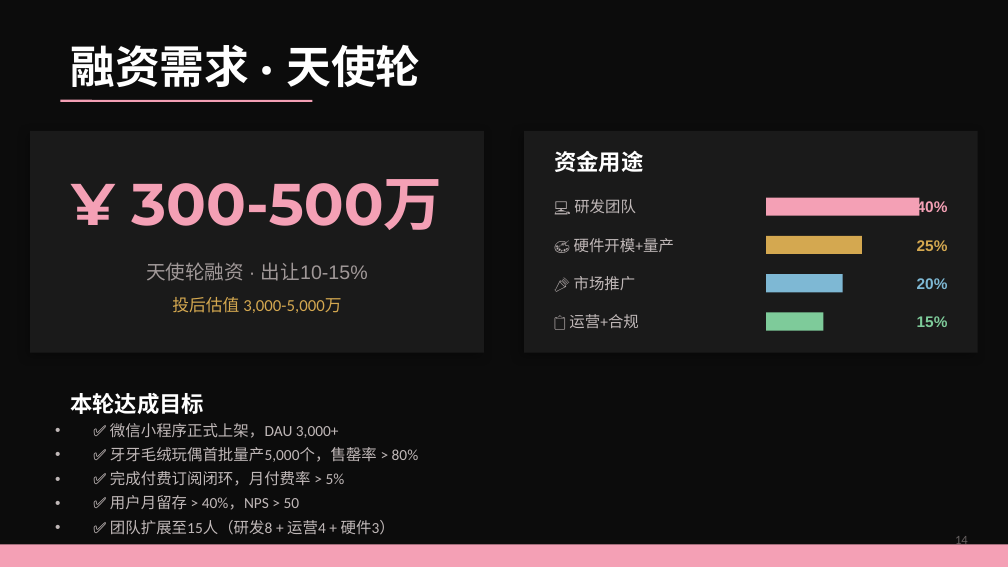
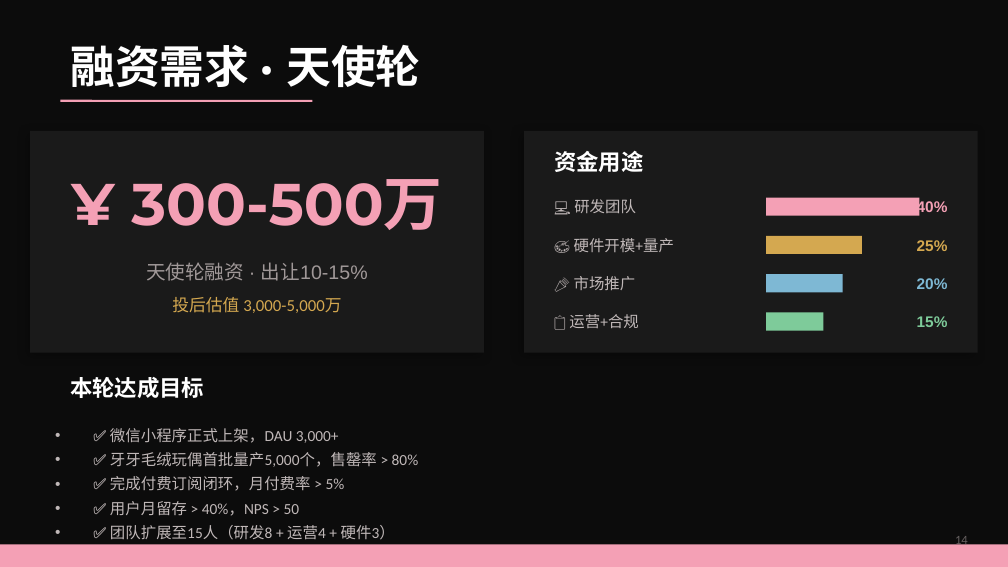
Before and after one commit to Lukex-Collab/Yaya, a slide deck: slide 14 of Yaya-Roadshow-2026.pptx. Drawn at 1008x567 pixels with LibreOffice and Linux fonts; fonts in the diff are those of the drawing. Boxes give left, top, right and bottom in pixels: in the first picture for what was removed or moved away, otherwise in the second. Text is boxed around its words. In the diff, an @@ line names an element or a change of style, - is before the commit and + after.

```diff
--- a/Yaya-Roadshow-2026.pptx
+++ b/Yaya-Roadshow-2026.pptx
@@ text "本轮达成目标": place and size @@
-text "本轮达成目标" at <box>70,393,204,414</box>
+text "本轮达成目标" at <box>70,377,204,398</box>
@@ text "✅ 微信小程序正式上架，DAU 3,000+": place and size @@
-text "✅ 微信小程序正式上架，DAU 3,000+" at <box>110,423,419,535</box>
+text "✅ 微信小程序正式上架，DAU 3,000+" at <box>110,428,419,540</box>
```
Also in this commit, not shown: 1 other slide changed, 7 other files.
